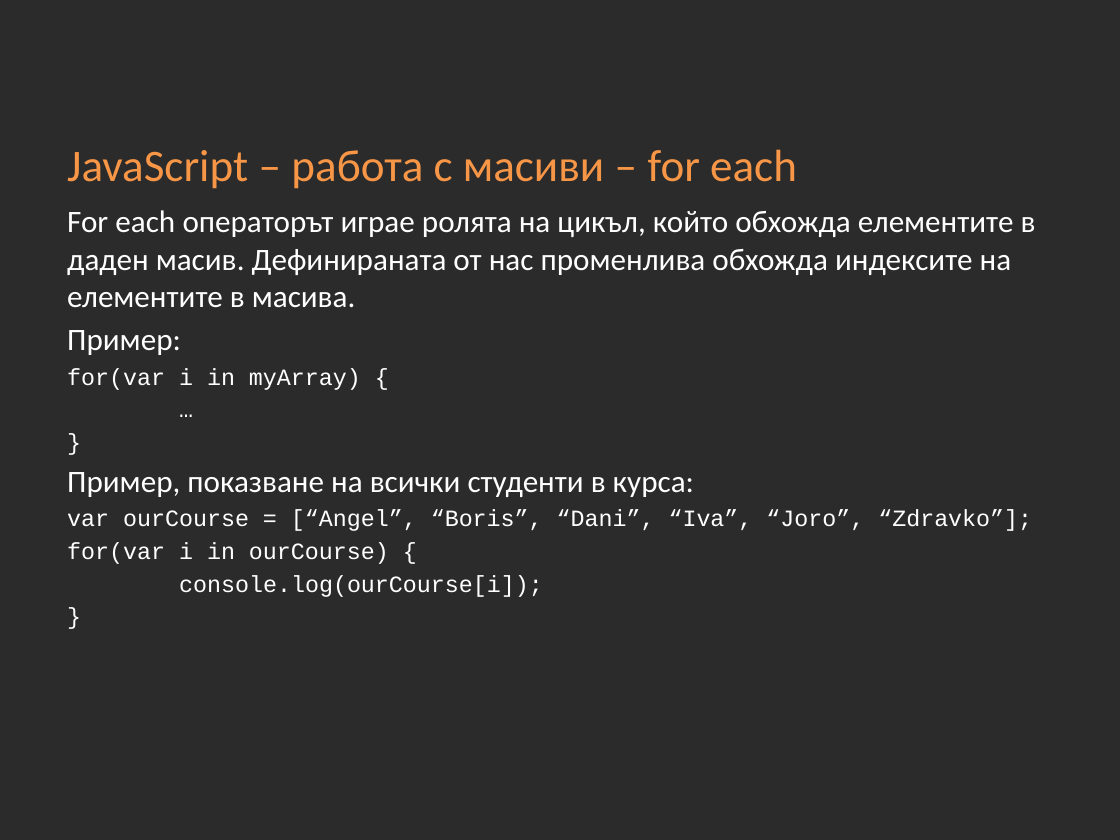
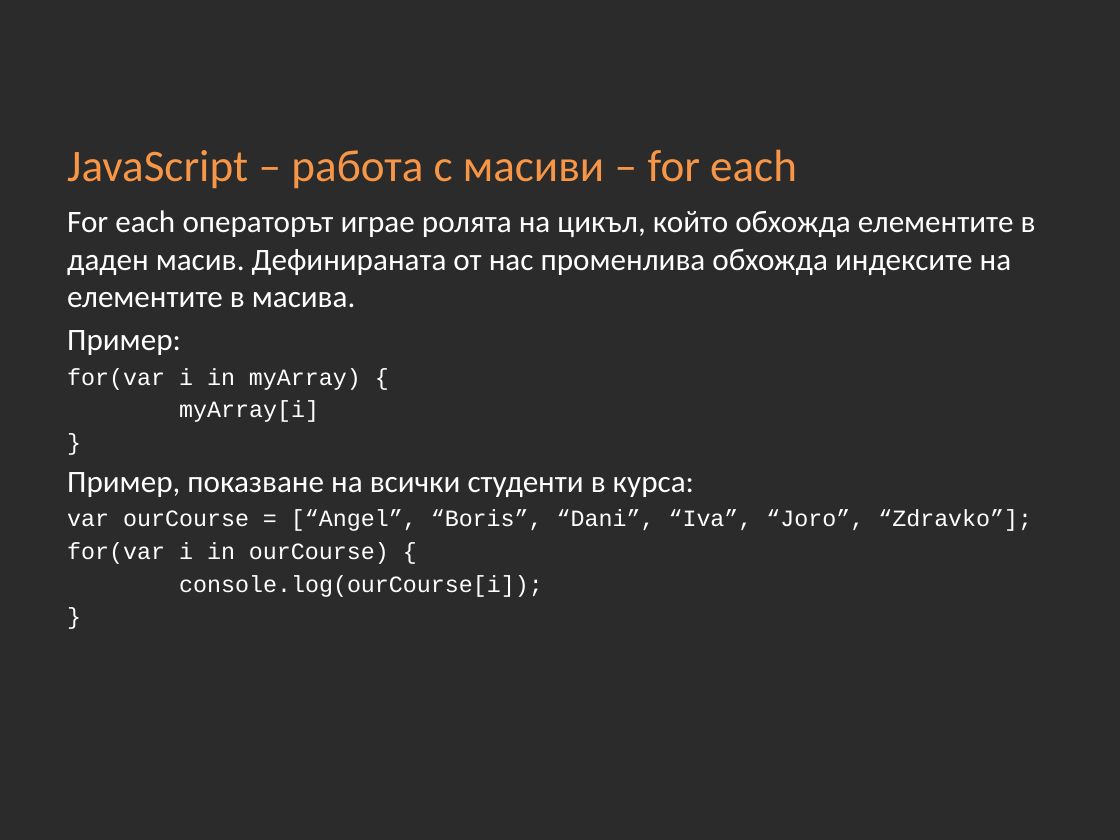
Before and after one commit to Academy-Soft-Intellect/Front-End-Course, a slide deck: slide 49 of 10-JavaScript-Basics.pptx. Drawn at 1120x840 pixels with LibreOffice and Linux fonts; fonts in the diff are those of the drawing; background and template pictures are left out; a plain dark background stands for a picture behind light text. Boxes give left, top, right and bottom in pixels: in the first picture for what was removed or moved away, otherwise in the second. Text is boxed around its words. In the diff, an @@ line names an element or a change of style, - is before the commit and + after.

```diff
--- a/10-JavaScript-Basics.pptx
+++ b/10-JavaScript-Basics.pptx
@@ text at (x1=179, y1=400, x2=319, y2=422): text changed @@
-…
+myArray[i]
```
Also in this commit, not shown: 4 other slides changed, 11 slides added.
